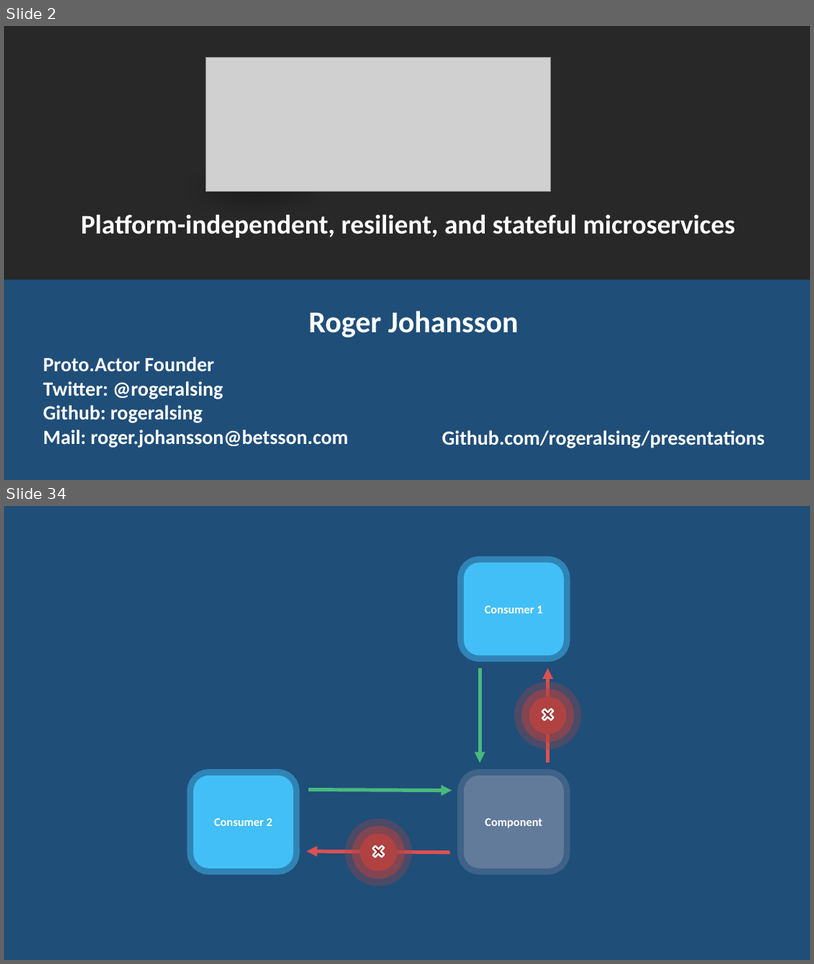
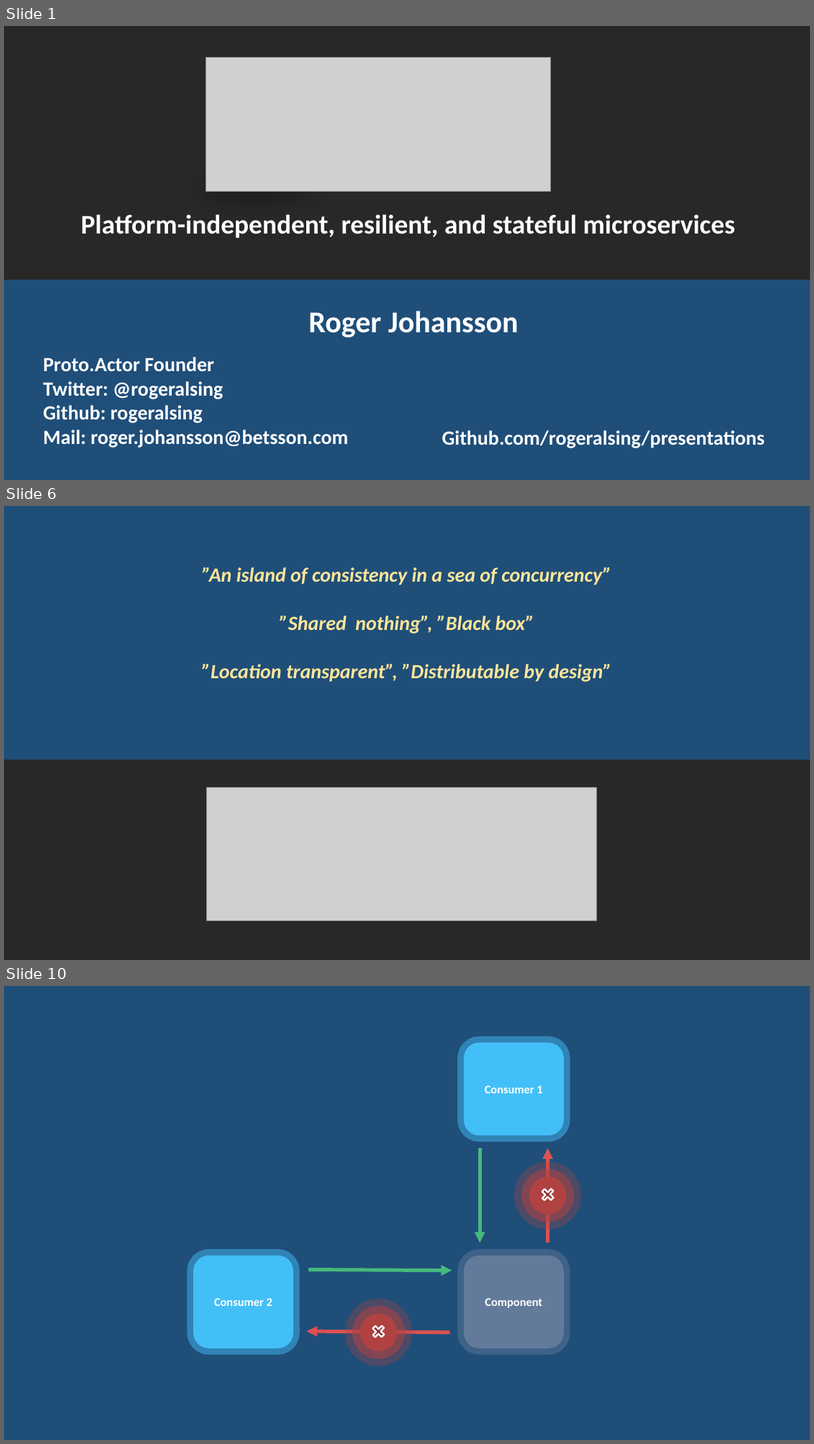
Before and after one commit to rogeralsing/Presentations, a slide deck: ProtoActor/QConSP/protoactor.pptx. Shown one above the other, each under a label of ours: slides 2 and 34 before the commit, slides 1, 6 and 10 after it; the slides between them are not shown. The pictures are 814x964 and 814x1444 pixels, drawn with LibreOffice and Linux fonts; fonts in the diff are those of the drawing; grey boxes stand for pictures. Boxes give left, top, right and bottom in pixels: in the first picture for what was removed or moved away, otherwise in the second. Text is boxed around its words. In the diff, an @@ line names an element or a change of style, - is before the commit and + after.

```diff
--- a/ProtoActor/QConSP/protoactor.pptx
+++ b/ProtoActor/QConSP/protoactor.pptx
@@ slide 6 added at bbox=[4, 506, 810, 960], background #1F4E79 @@
@@ text added at bbox=[202, 567, 612, 682], 24 pt, text #FFE699, bold, italic @@
+”An island of consistency in a sea of concurrency”
+”Shared nothing”, ”Black box”
+”Location transparent”, ”Distributable by design”
@@ rectangle added at bbox=[4, 759, 810, 960], fill #282828 @@
@@ picture added at bbox=[206, 787, 597, 921] @@
@@ what was slide 2 is now slide 1 @@
@@ what was slide 34 is now slide 10 @@
```
Also in this commit, not shown: 7 slides changed, 3 other slides added, 12 slides removed.
